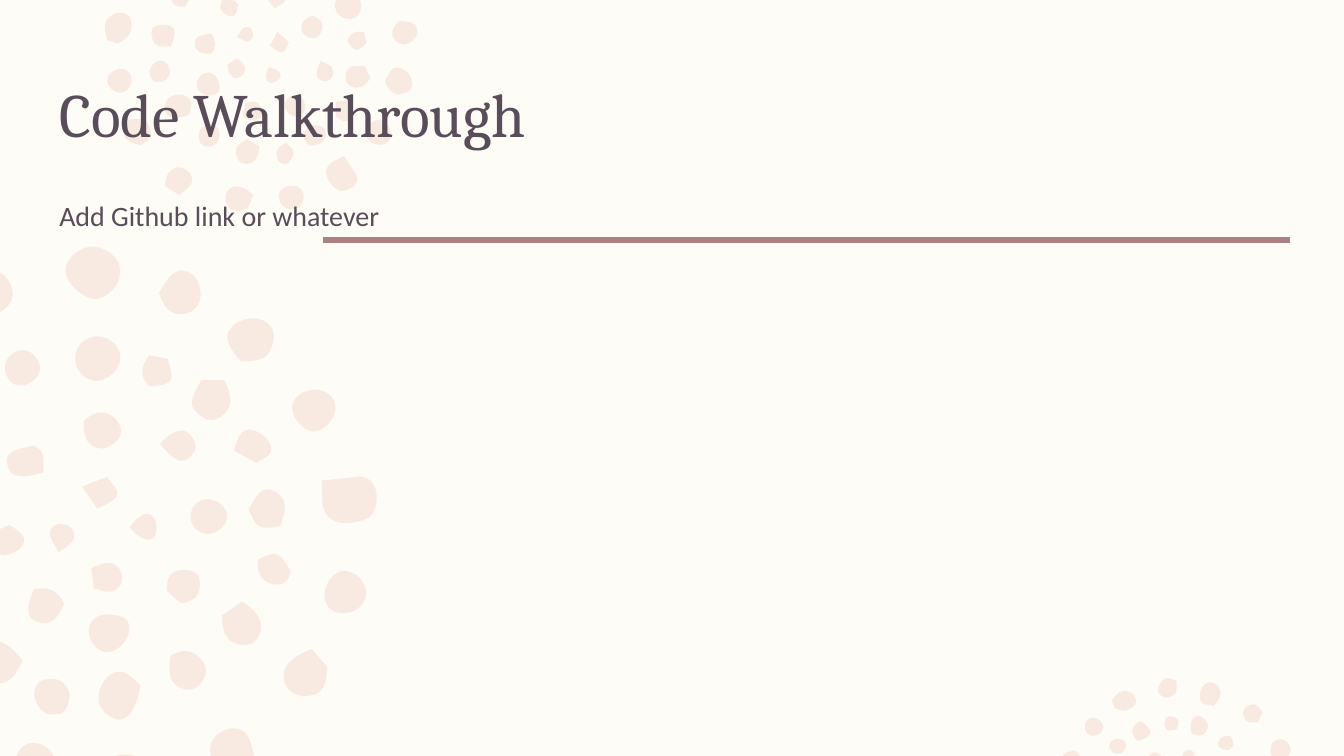
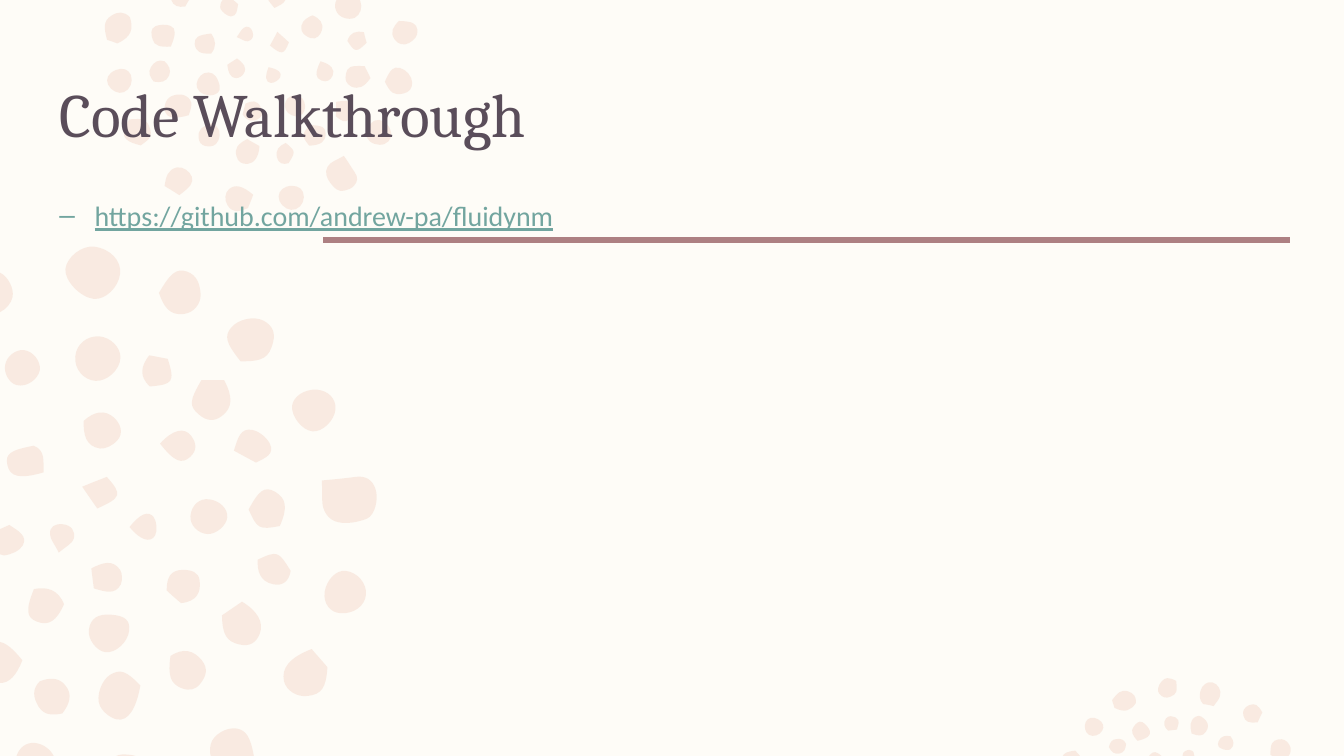
Before and after one commit to andrew-pa/fluidynm, a slide deck: slide 8 of Navier Stokes Presentation.pptx (slide 9 before the commit). Drawn at 1344x756 pixels with LibreOffice and Linux fonts; fonts in the diff are those of the drawing. Boxes give left, top, right and bottom in pixels: in the first picture for what was removed or moved away, otherwise in the second. Text is boxed around its words. In the diff, an @@ line names an element or a change of style, - is before the commit and + after.

```diff
--- a/Navier Stokes Presentation.pptx
+++ b/Navier Stokes Presentation.pptx
@@ text at <box>95,206,554,231</box>: text changed; text colour #5A4D5A to #72A59F @@
-Add Github link or whatever
+– https://github.com/andrew-pa/fluidynm
```
Also in this commit, not shown: 2 other slides changed, 1 slide removed, 2 other files.
